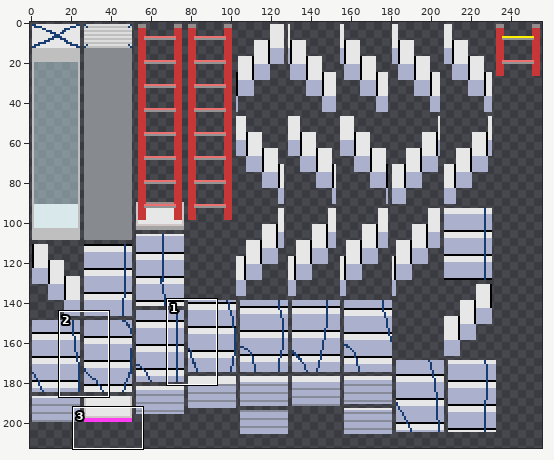
Sprite sheet: resources/textures/blocks.png. The picture above shows the old version from afar; the outline marks the close-up.
Close-up. Before the edit:
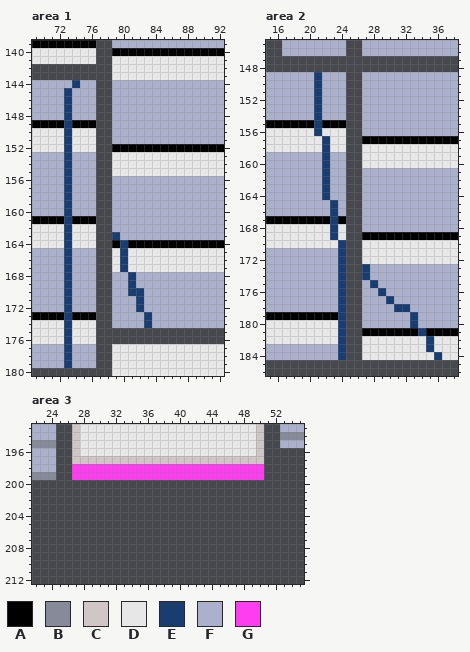
The file is 256x256 pixels. Colours within 5 levels of each other are drawn and written as one. Shown: area 1: x 69..92, y 139..180; area 2: x 15..38, y 145..186; area 3: x 22..55, y 193..212. The old version is drawn lined up with the new one. The wide view leaves out empty margins. The commit also changed other parts of the picture, which this record leaves out.
Palette (. is transparent): A #000000  B #878a98  C #d0c6c6  D #e7e7e7  E #193d70  F #abb1cc  G #ff3df0
The same view after the edit:
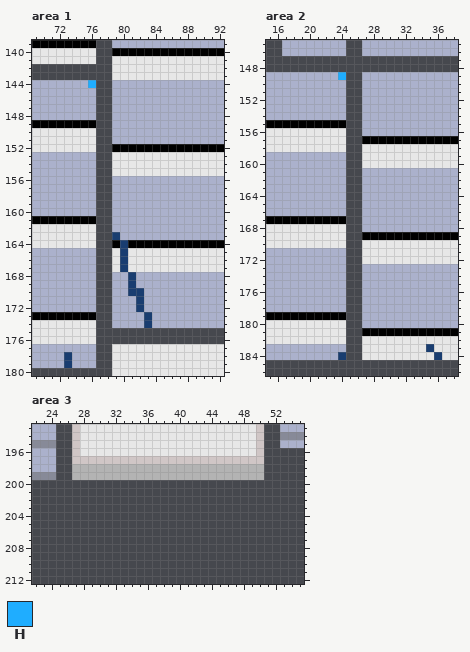
Colours new in this view: H #1fadff
What changed:
drawings rearranged on the sheet (the old picture shows each at its new place)
colour G: #ff3df0 -> #b3b3b3
Changed rows in their new state; - is a pixel that keeps its letter.
Area 1:
first column x 73:
144 -F-H
145 F---
146 F---
147 F---
148 F---
149 A---
150 D---
151 D---
152 D---
153 F---
154 F---
155 F---
156 F---
157 F---
158 F---
159 F---
160 F---
161 A---
162 D---
163 D---
164 D---
165 F---
166 F---
167 F---
168 F---
169 F---
170 F---
171 F---
172 F---
173 A---
174 D---
175 D---
176 D---
177 F---
Area 2:
first column x 21:
149 F--H-----------
150 F--------------
151 F--------------
152 F--------------
153 F--------------
154 F--------------
155 A--------------
156 D--------------
157 -D-------------
158 -D-------------
159 -F-------------
160 -F-------------
161 -F-------------
162 -F-------------
163 -F-------------
164 -F-------------
165 --F------------
166 --F------------
167 --A------------
168 --D------------
169 --D------------
170 ---D-----------
171 ---F-----------
172 ---F-----------
173 ---F--F--------
174 ---F--F--------
175 ---F---F-------
176 ---F----F------
177 ---F-----F-----
178 ---F------FF---
179 ---A--------F--
180 ---D--------F--
181 ---D---------A-
182 ---D----------D
183 ---F-----------
